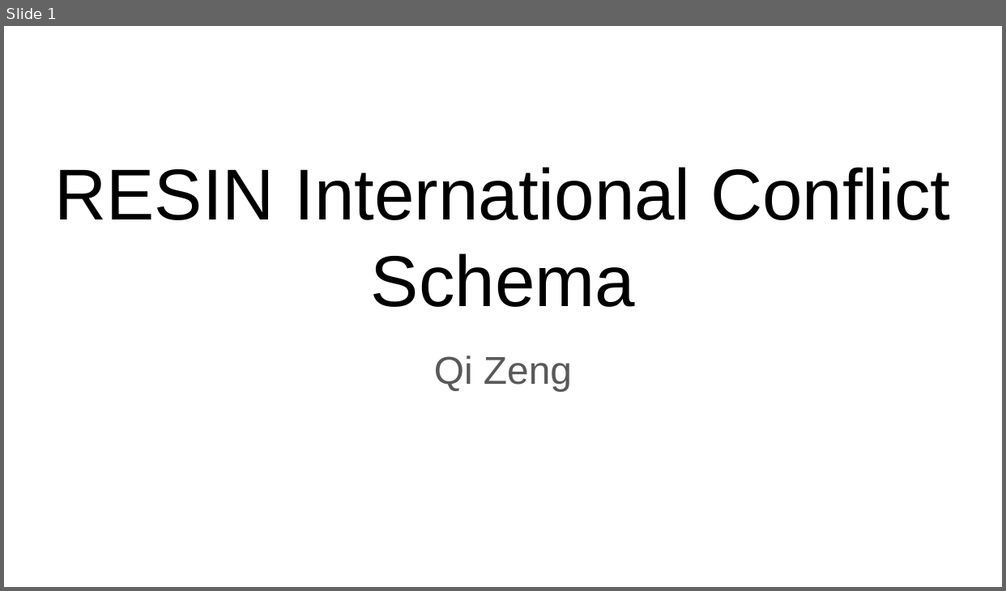
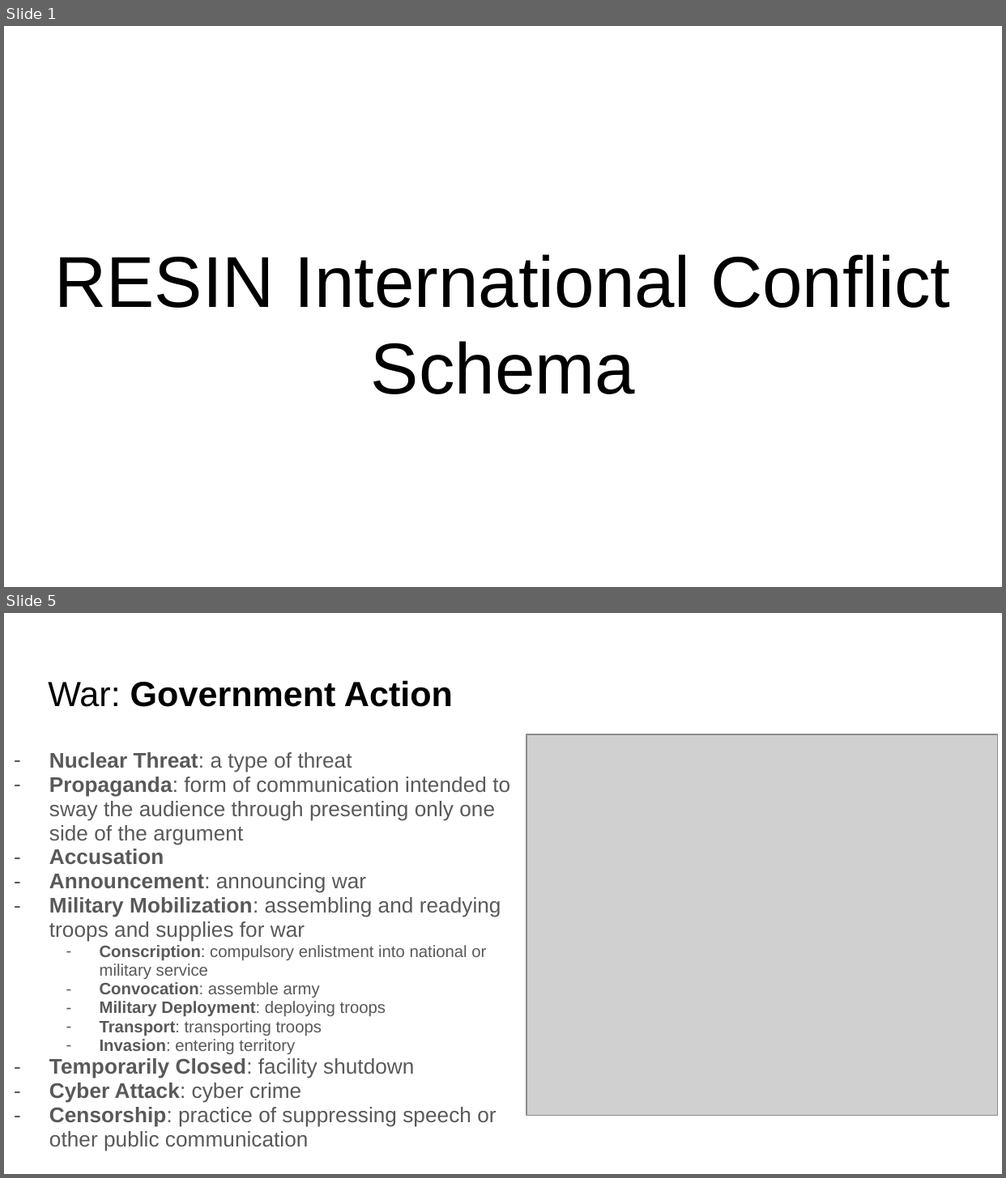
Before and after one commit to RESIN-KAIROS/schemalib, a slide deck: hrf/international_conflict.pptx. Shown one above the other, each under a label of ours: slide 1 before the commit, slides 1 and 5 after it; the slides between them are not shown. The pictures are 1006x591 and 1006x1178 pixels, drawn with LibreOffice and Linux fonts; fonts in the diff are those of the drawing; grey boxes stand for pictures. Boxes give left, top, right and bottom in pixels: in the first picture for what was removed or moved away, otherwise in the second. Text is boxed around its words. In the diff, an @@ line names an element or a change of style, - is before the commit and + after.

Commit message:
update international conflict slides

```diff
--- a/hrf/international_conflict.pptx
+++ b/hrf/international_conflict.pptx
@@ slide 5 added at (4,613,1002,1174), background #FFFFFF @@
@@ title added at (48,680,453,707), 25.2 pt, text #000000, bold @@
+War: Government Action
@@ text added at (49,752,510,1152), 15.3 pt, text #595959 @@
+– Nuclear Threat: a type of threat
+– Propaganda: form of communication intended to sway the audience through presenting only one side of the argument
+– Accusation
+– Announcement: announcing war
+– Military Mobilization: assembling and readying troops and supplies for war
+  – Conscription: compulsory enlistment into national or military service
+  – Convocation: assemble army
+  – Military Deployment: deploying troops
+  – Transport: transporting troops
+  – Invasion: entering territory
+– Temporarily Closed: facility shutdown
+– Cyber Attack: cyber crime
+– Censorship: practice of suppressing speech or other public communication
@@ picture added at (527,735,998,1116) @@
@@ slide 1 changed as well @@
@@ title "RESIN International Conflict Schema": place and size @@
-title "RESIN International Conflict Schema" at (55,167,950,307)
+title "RESIN International Conflict Schema" at (55,254,950,395)
@@ subtitle removed at (434,356,572,391) @@
-Qi Zeng
```
Also in this commit, not shown: 1 other slide changed, 7 other slides added, 2 slides removed.
